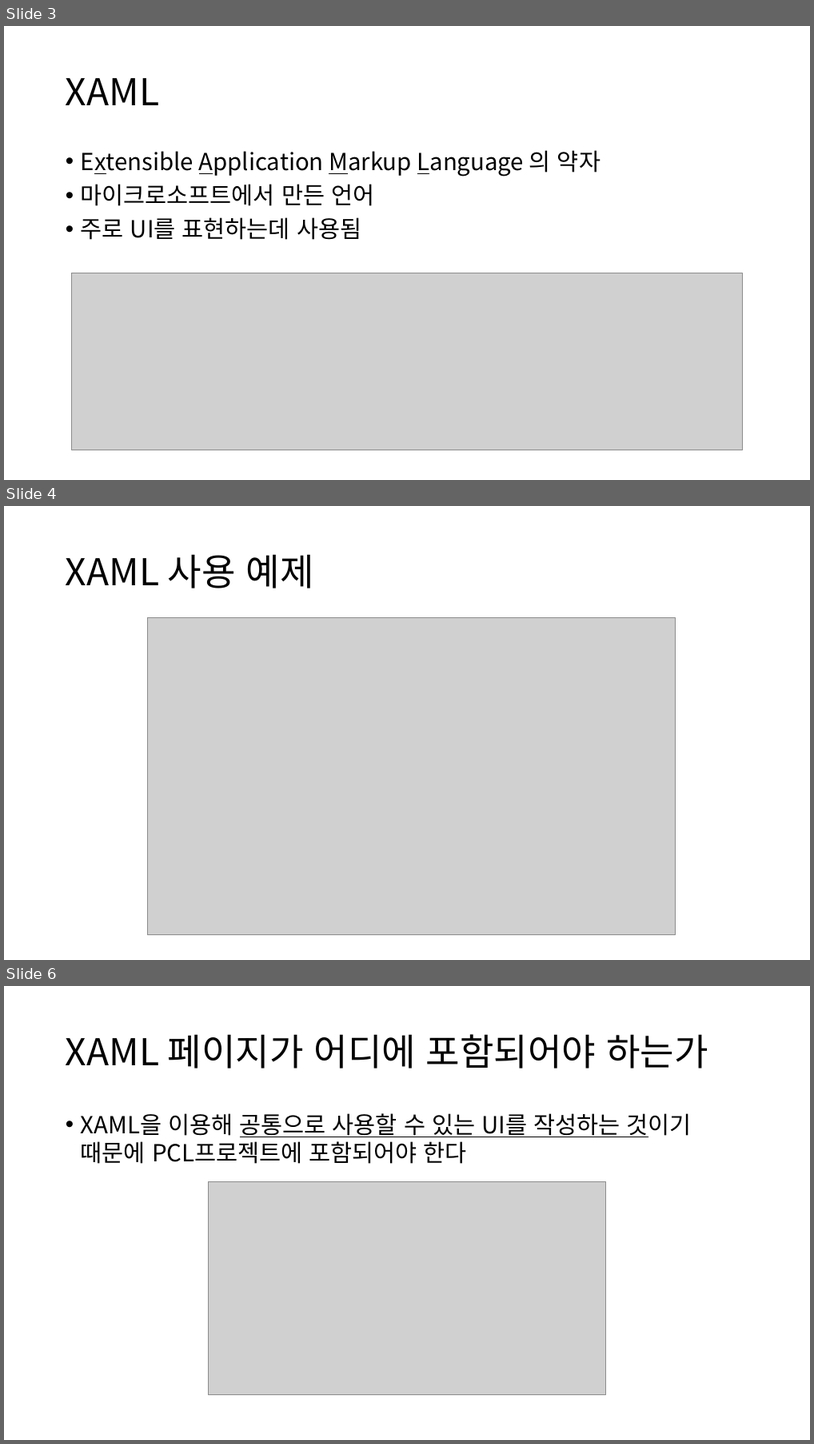
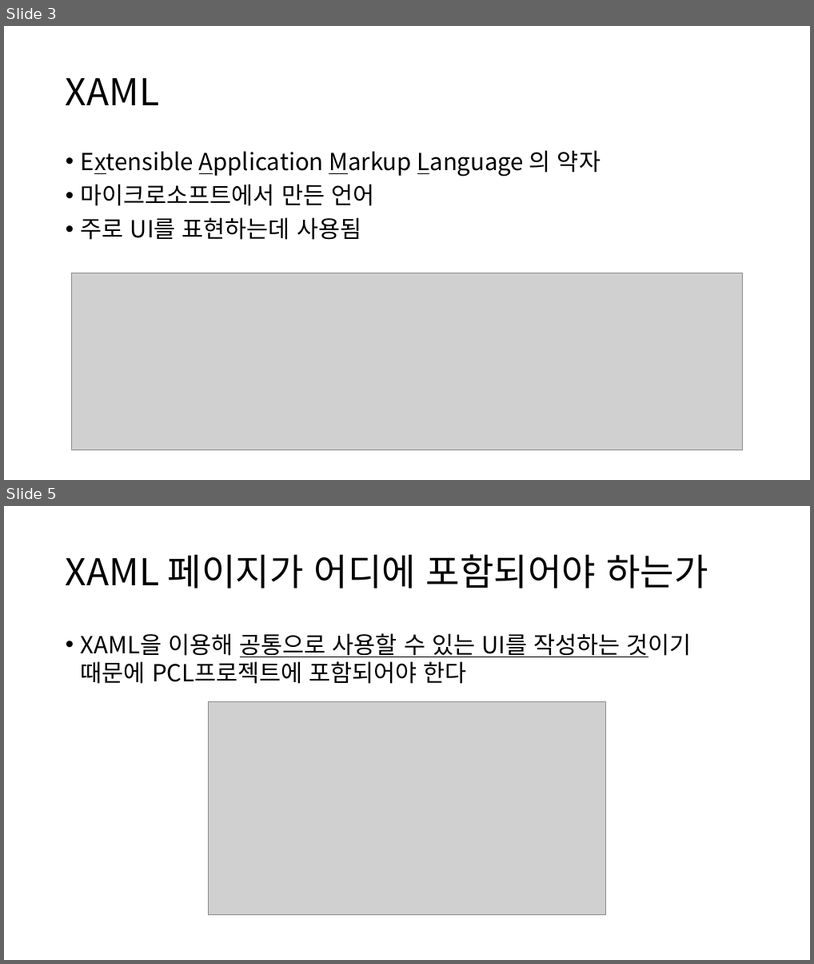
Before and after one commit to angie4u/xamarin-hol, a slide deck: 130-XAML in Xamarin.Forms/[XAM130]XAML in Xamarin.Forms.pptx. Shown one above the other, each under a label of ours: slides 3, 4 and 6 before the commit, slides 3 and 5 after it; the slides between them are not shown. The pictures are 814x1444 and 814x964 pixels, drawn with LibreOffice and Linux fonts; fonts in the diff are those of the drawing; grey boxes stand for pictures. Boxes give left, top, right and bottom in pixels: in the first picture for what was removed or moved away, otherwise in the second. Text is boxed around its words. In the diff, an @@ line names an element or a change of style, - is before the commit and + after.

Commit message:
ppt update

```diff
--- a/130-XAML in Xamarin.Forms/[XAM130]XAML in Xamarin.Forms.pptx
+++ b/130-XAML in Xamarin.Forms/[XAM130]XAML in Xamarin.Forms.pptx
@@ slide 4 removed at (x1=4, y1=506, x2=810, y2=960), background #FFFFFF @@
@@ title removed at (x1=66, y1=554, x2=314, y2=588) @@
-XAML 사용 예제
@@ picture removed at (x1=148, y1=618, x2=675, y2=934) @@
@@ what was slide 6 is now slide 5 @@
```
Also in this commit, not shown: 1 slide changed, 2 other files.
